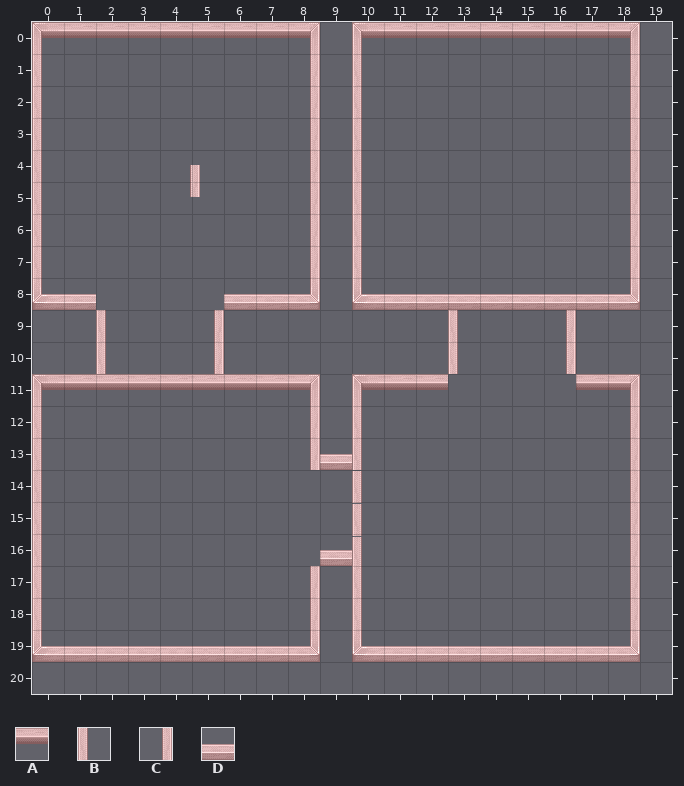
An edit to a level. Tiled map, tilesets/level1.tmx. The first picture shows the starting point.
Cells are 32x32 px. Shown: x 0..19, y 0..20. Not drawn, because the pictures are missing: unchanged layer "floor".
Key: from "candyshopwall": A 4, B 6, C 8, D 10.
_ is an empty cell.
Objects are placed by their top-left corner, in cells (3,4 is the top-left corner of cell 3,4); size is 1x1 cell unless given.
Layers that did not change in this view are not listed.
Objects on layer "triggers" before:
C "object1" at 4.2,4.5
A "wall1" at 2,11
A "wall1" at 3,11
A "wall1" at 4,11
A "wall1" at 4.9,11
A "wall1" at 5.8,11
B "wall2" at 10,14
B "wall2" at 10,15.1
B "wall2" at 10,16.1
D "trigger2" at 3,19
D "trigger2" at 4.5,19
Once edited:
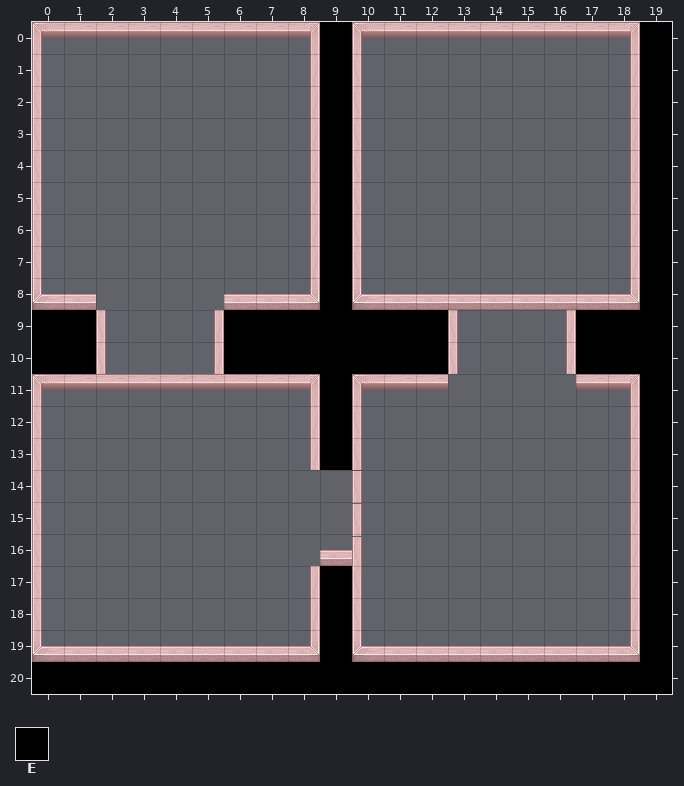
Further tiles: from "collide": E 1.
Tiles of an added or newly shown layer are drawn over the layers below it.
From old to new:
Layer "collide" (added):
Tile E is added in rows 0 to 8 at x 9 and 19; in rows 9 to 10 at x 0 to 1, 6 to 12 and 17 to 19; in rows 11 to 13 at x 9 and 19; in rows 14 to 16 at x 19; in rows 17 to 19 at x 9 and 19; in row 20 at x 0 to 19.
Layer "triggers":
Object C "object1" at 4.2,4.5 is removed.
Changed places in both pictures, as pixel boxes (x1, y1, x2, y2):
changed: (32, 22, 672, 694)
